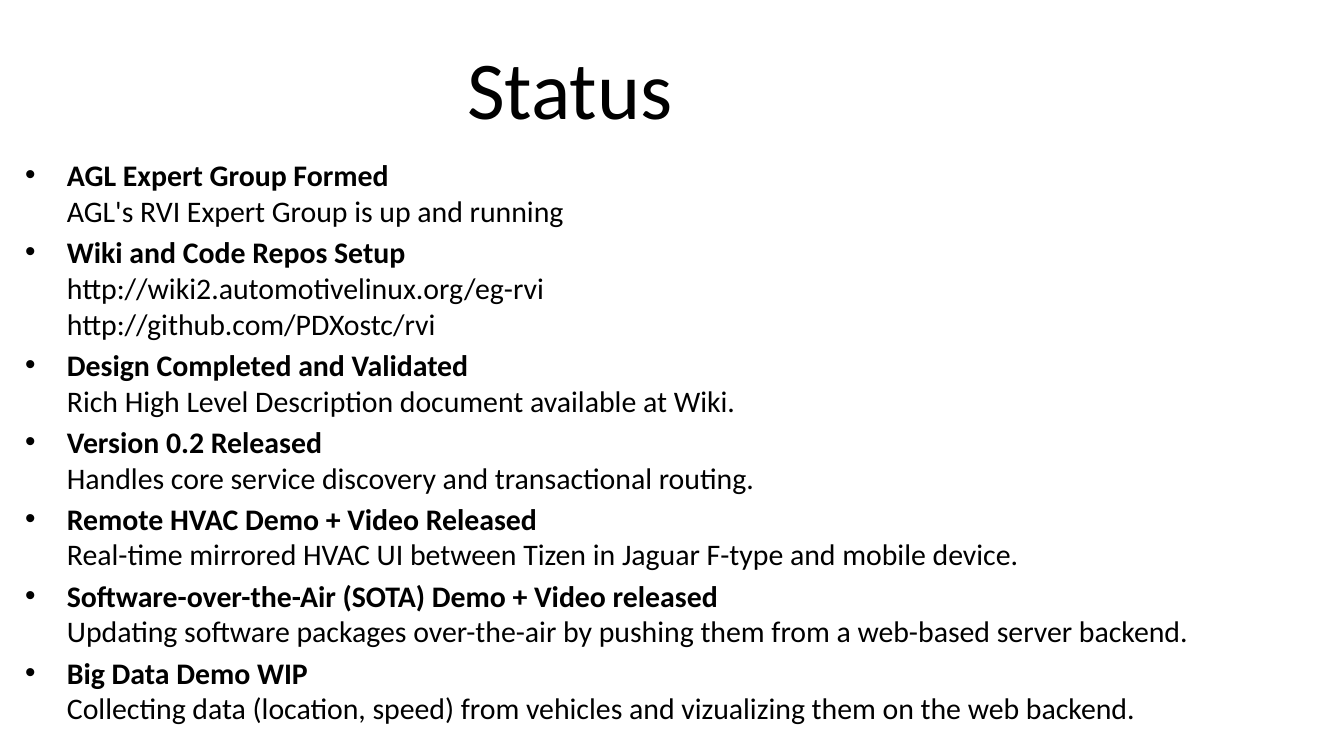
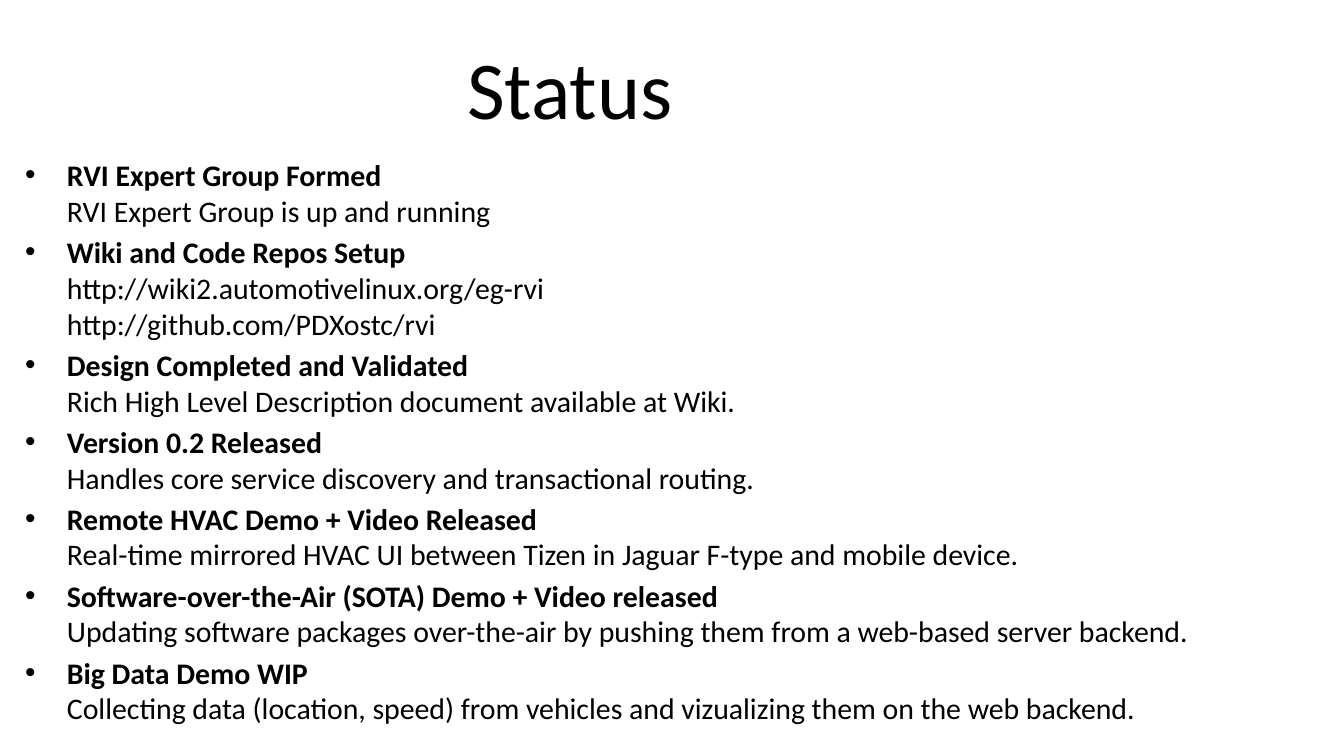
Before and after one commit to GENIVI/rvi_core, a slide deck: slide 6 of doc/presentations/Remote Vehicle Interaction AGL Presentation rev4.ppt. Drawn at 1344x756 pixels with LibreOffice and Linux fonts; fonts in the diff are those of the drawing; background and template pictures are left out. Boxes give left, top, right and bottom in pixels: in the first picture for what was removed or moved away, otherwise in the second. Text is boxed around its words. In the diff, an @@ line names an element or a change of style, - is before the commit and + after.

```diff
--- a/doc/presentations/Remote Vehicle Interaction AGL Presentation rev4.ppt
+++ b/doc/presentations/Remote Vehicle Interaction AGL Presentation rev4.ppt
@@ text at [67, 165, 490, 227]: text changed @@
-• AGL Expert Group Formed
-  AGL's RVI Expert Group is up and running
+• RVI Expert Group Formed
+  RVI Expert Group is up and running
```
Also in this commit, not shown: 6 other slides changed.
